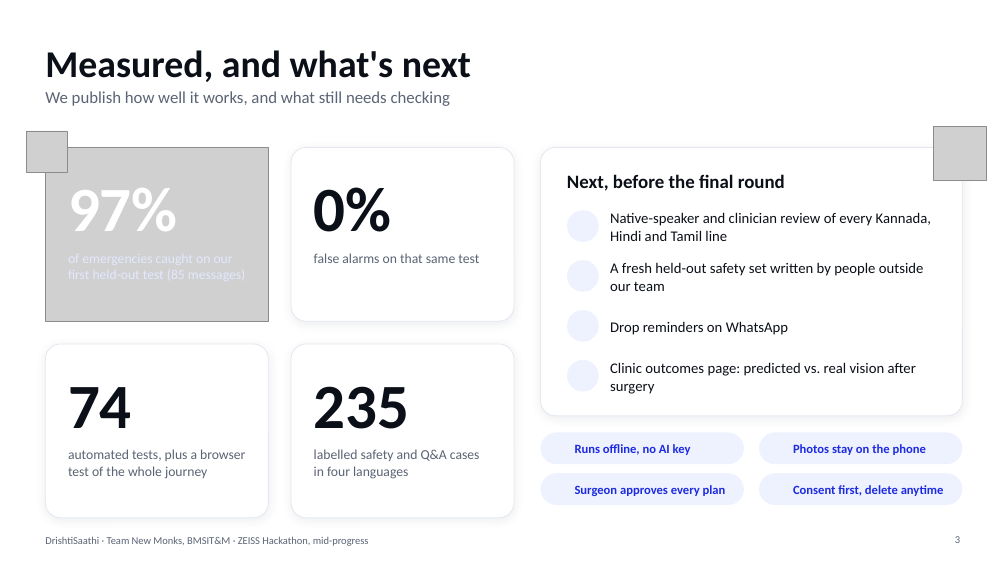
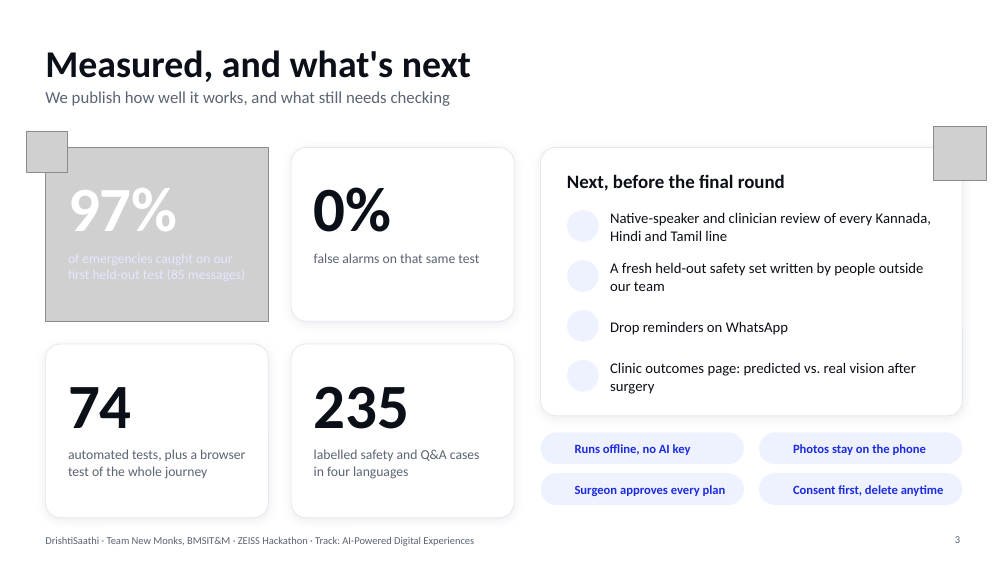
Before and after one commit to Chinmay9535/Beyondcode_NewMonks, a slide deck: slide 3 of docs/DrishtiSaathi-mid-progress.pptx. Drawn at 1008x567 pixels with LibreOffice and Linux fonts; fonts in the diff are those of the drawing; grey boxes stand for pictures; background and template pictures are left out. Boxes give left, top, right and bottom in pixels: in the first picture for what was removed or moved away, otherwise in the second. Text is boxed around its words. In the diff, an @@ line names an element or a change of style, - is before the commit and + after.

```diff
--- a/docs/DrishtiSaathi-mid-progress.pptx
+++ b/docs/DrishtiSaathi-mid-progress.pptx
@@ text at (45,536,474,546): text changed @@
-DrishtiSaathi · Team New Monks, BMSIT&M · ZEISS Hackathon, mid-progress
+DrishtiSaathi · Team New Monks, BMSIT&M · ZEISS Hackathon · Track: AI-Powered Digital Experiences
```
Also in this commit, not shown: 2 other slides changed, 3 other files.
